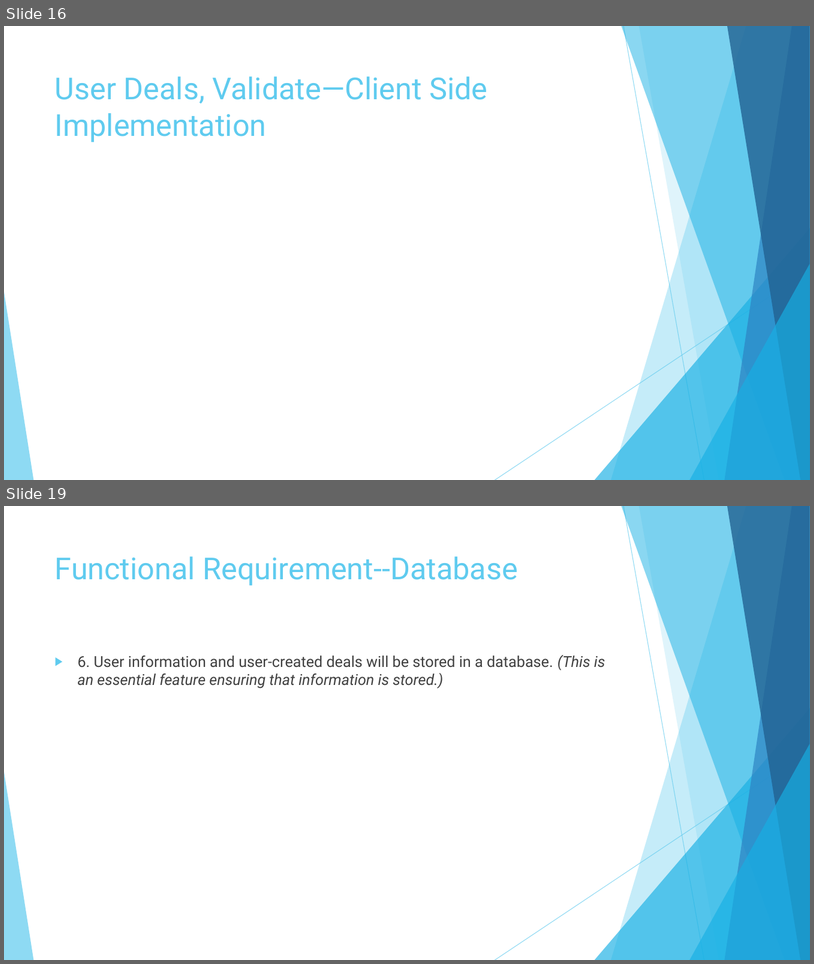
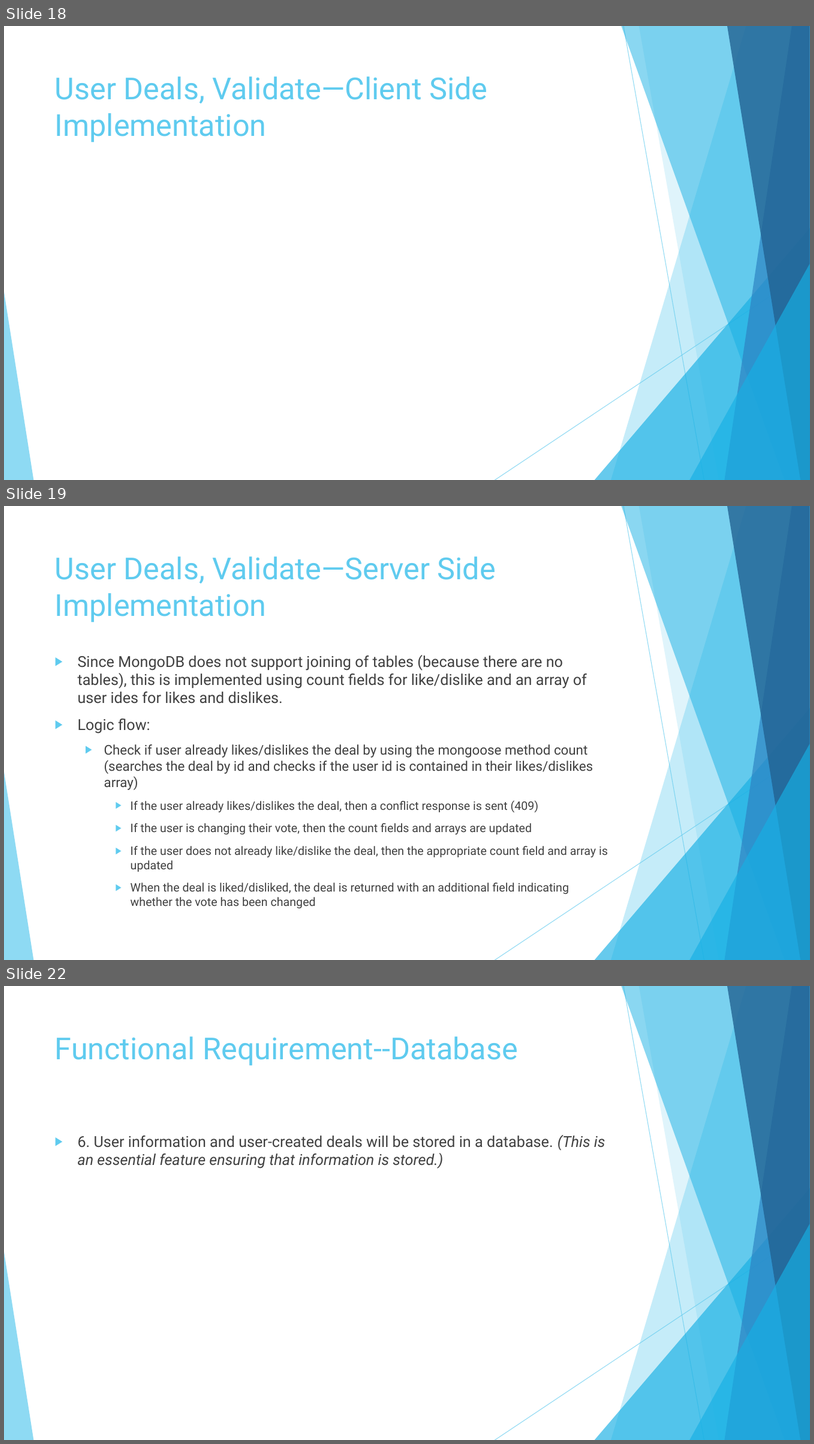
Before and after one commit to garciaac01/acs560_course_project, a slide deck: My EZ Shopper.pptx. Shown one above the other, each under a label of ours: slides 16 and 19 before the commit, slides 18, 19 and 22 after it; the slides between them are not shown. The pictures are 814x964 and 814x1444 pixels, drawn with LibreOffice and Linux fonts; fonts in the diff are those of the drawing. Boxes give left, top, right and bottom in pixels: in the first picture for what was removed or moved away, otherwise in the second. Text is boxed around its words. In the diff, an @@ line names an element or a change of style, - is before the commit and + after.

```diff
--- a/My EZ Shopper.pptx
+++ b/My EZ Shopper.pptx
@@ slide 19 added at [4,506,810,960], background #FFFFFF; not listed: 10 template elements that a slide beside it also shows @@
@@ title added at [55,556,496,622], 36 pt, text #5FCBEF @@
+User Deals, Validate—Server Side Implementation
@@ text added at [78,655,608,908], 14 pt, text #404040 @@
+▶ Since MongoDB does not support joining of tables (because there are no tables), this is implemented using count fields for like/dislike and an array of user ides for likes and dislikes.
+▶ Logic flow:
+  ▶ Check if user already likes/dislikes the deal by using the mongoose method count (searches the deal by id and checks if the user id is contained in their likes/dislikes array)
+    ▶ If the user already likes/dislikes the deal, then a conflict response is sent (409)
+    ▶ If the user is changing their vote, then the count fields and arrays are updated
+    ▶ If the user does not already like/dislike the deal, then the appropriate count field and array is updated
+    ▶ When the deal is liked/disliked, the deal is returned with an additional field indicating whether the vote has been changed
@@ what was slide 16 is now slide 18 @@
@@ what was slide 19 is now slide 22 @@
```
Also in this commit, not shown: 11 slides changed, 6 other slides added, 2 slides removed.
